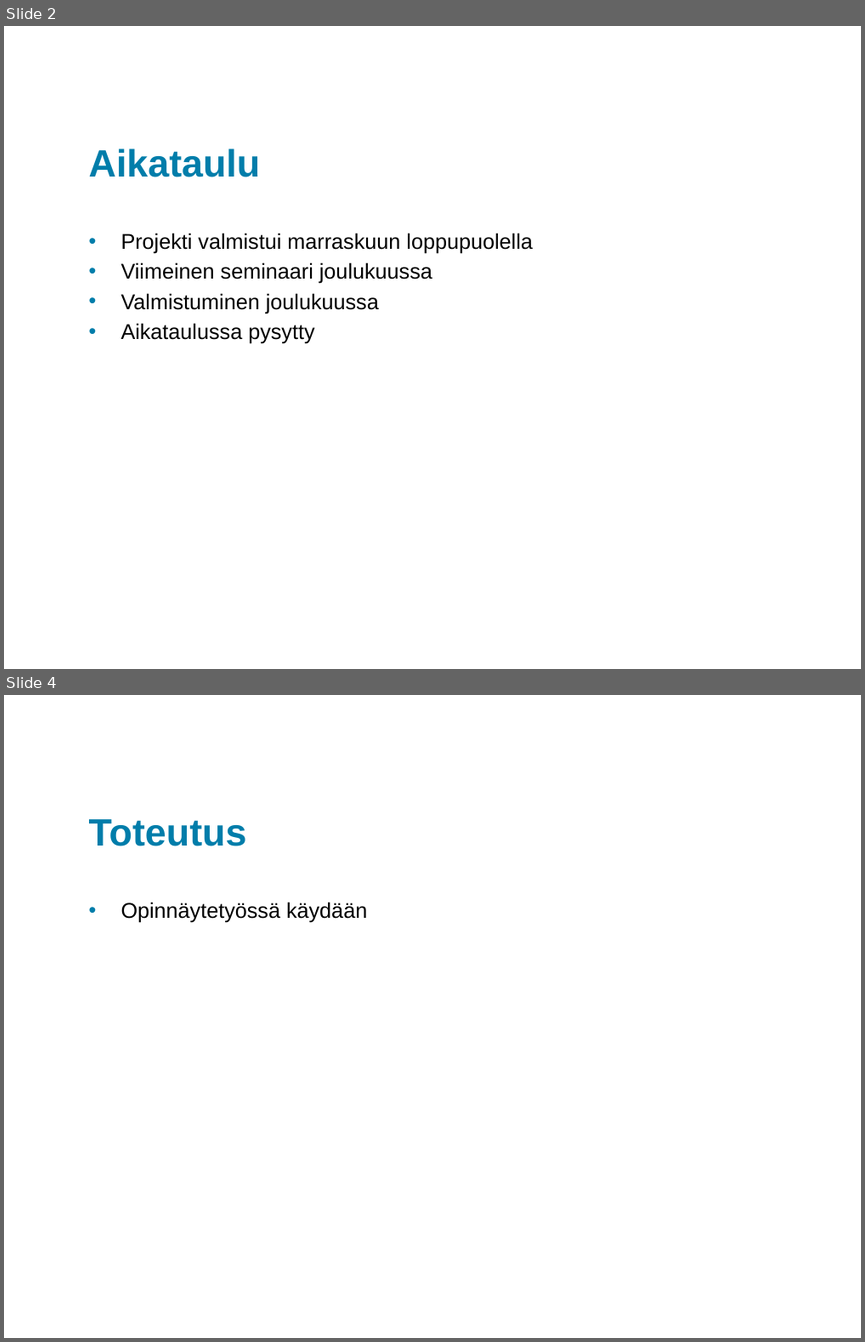
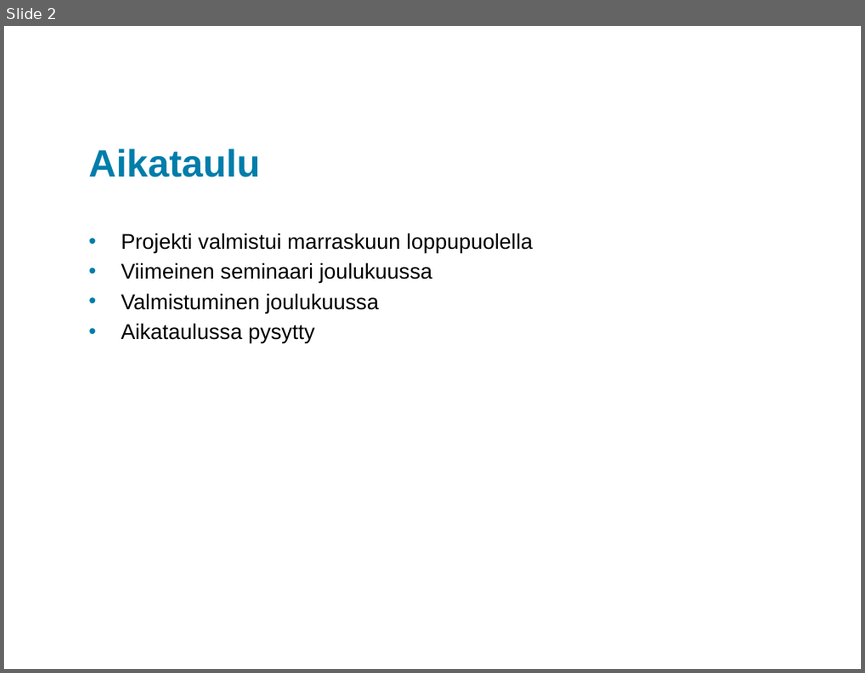
Before and after one commit to king784/GLJRPG, a slide deck: Presentation/GLJRPGViimeinenSeminaariXAMK.pptx. Shown one above the other, each under a label of ours: slides 2 and 4 before the commit, slide 2 after it; the slides between them are not shown. The pictures are 865x1342 and 865x673 pixels, drawn with LibreOffice and Linux fonts; fonts in the diff are those of the drawing; background and template pictures are left out. Boxes give left, top, right and bottom in pixels: in the first picture for what was removed or moved away, otherwise in the second. Text is boxed around its words. In the diff, an @@ line names an element or a change of style, - is before the commit and + after.

```diff
--- a/Presentation/GLJRPGViimeinenSeminaariXAMK.pptx
+++ b/Presentation/GLJRPGViimeinenSeminaariXAMK.pptx
@@ slide 4 removed at box(4, 695, 861, 1338), background #FFFFFF @@
@@ title removed at box(89, 819, 247, 846) @@
-Toteutus
@@ text removed at box(121, 902, 367, 923) @@
-• Opinnäytetyössä käydään
```
Also in this commit, not shown: 1 slide changed, 5 slides added.
